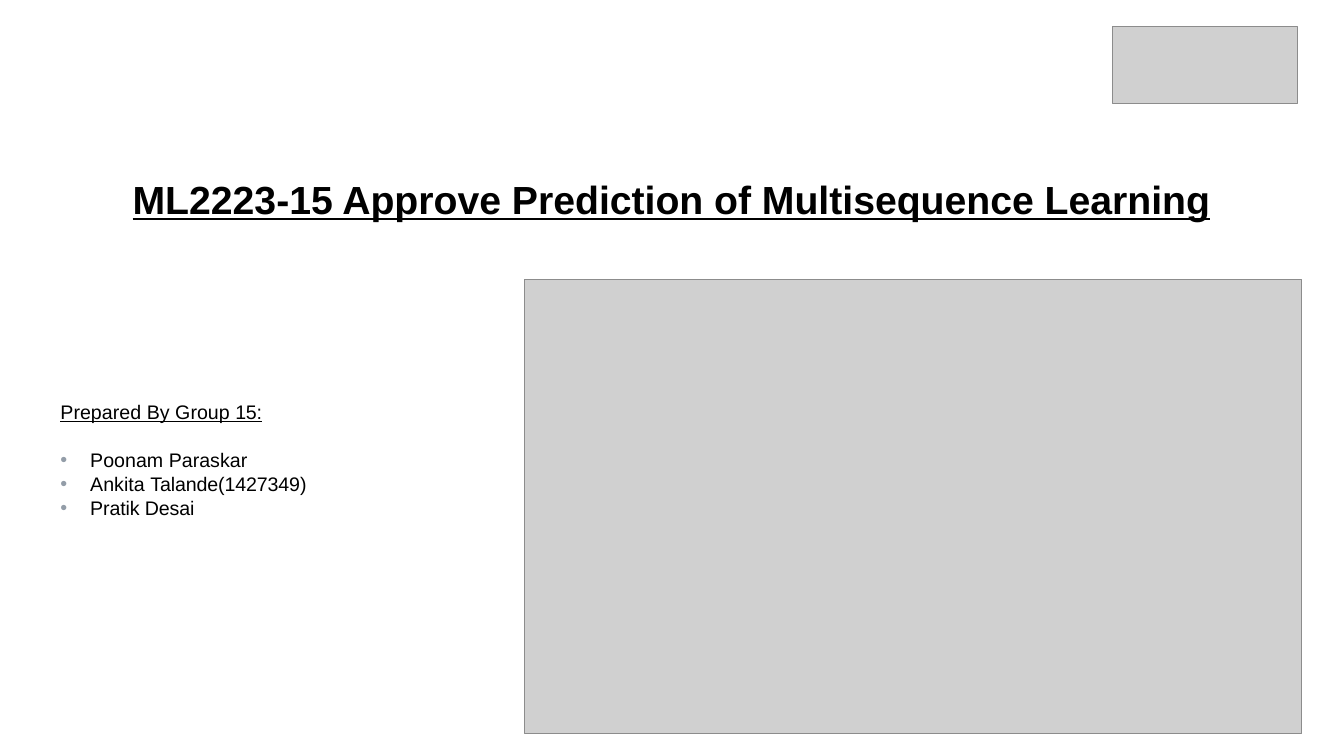
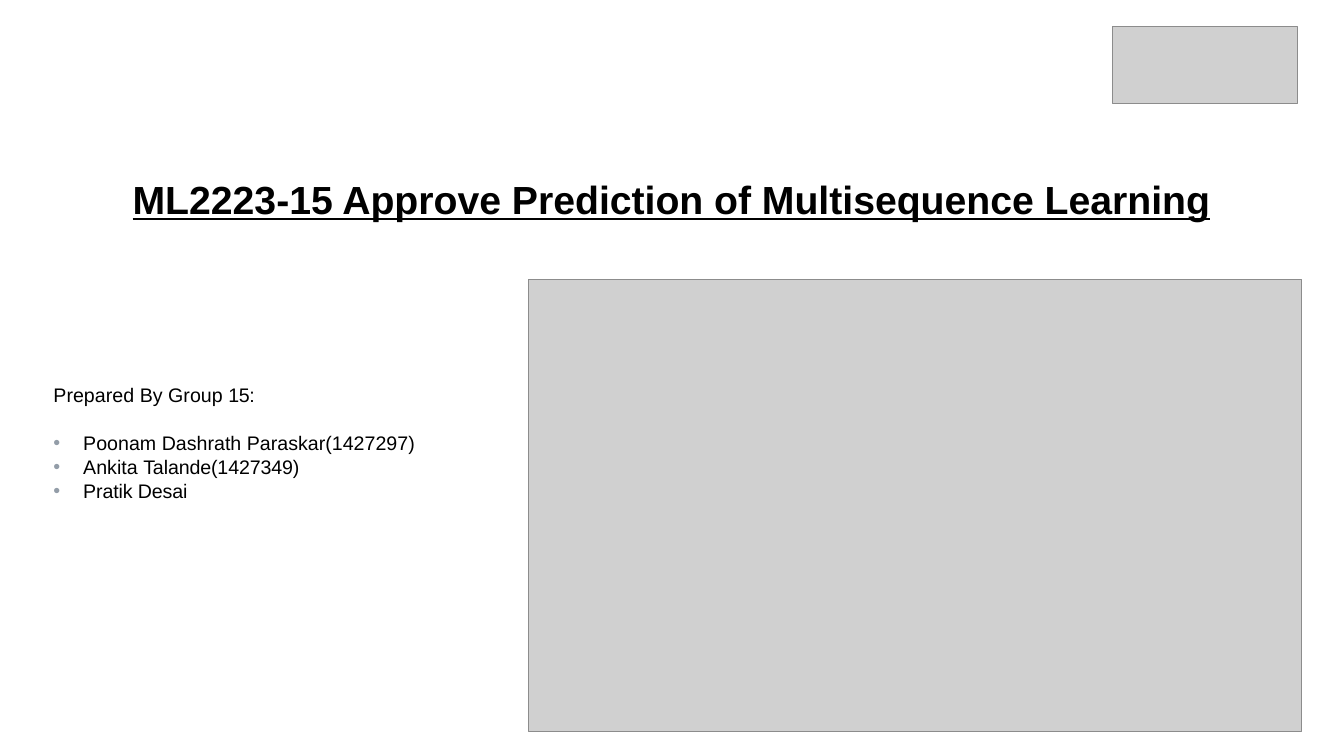
Before and after one commit to ddobric/neocortexapi, a slide deck: slide 1 of source/MySEProject/Documentation/ML2223_15 Approve Prediction of Multisequence Learning.pptx. Drawn at 1344x756 pixels with LibreOffice and Linux fonts; fonts in the diff are those of the drawing; grey boxes stand for pictures. Boxes give left, top, right and bottom in pixels: in the first picture for what was removed or moved away, otherwise in the second. Text is boxed around its words. In the diff, an @@ line names an element or a change of style, - is before the commit and + after.

```diff
--- a/source/MySEProject/Documentation/ML2223_15 Approve Prediction of Multisequence Learning.pptx
+++ b/source/MySEProject/Documentation/ML2223_15 Approve Prediction of Multisequence Learning.pptx
@@ picture: place and size @@
-picture at (524, 279, 1302, 734)
+picture at (529, 279, 1303, 732)
@@ subtitle "Prepared By Group 15:": place and size @@
-subtitle "Prepared By Group 15:" at (60, 404, 306, 516)
+subtitle "Prepared By Group 15:" at (53, 387, 415, 499)
@@ subtitle at (53, 387, 255, 406): underline off in "Prepared By Group 15:" @@
@@ subtitle at (83, 435, 415, 454): text changed @@
-• Poonam Paraskar
+• Poonam Dashrath Paraskar(1427297)
```
Also in this commit, not shown: 2 other slides changed, 9 slides added, 7 slides removed.
